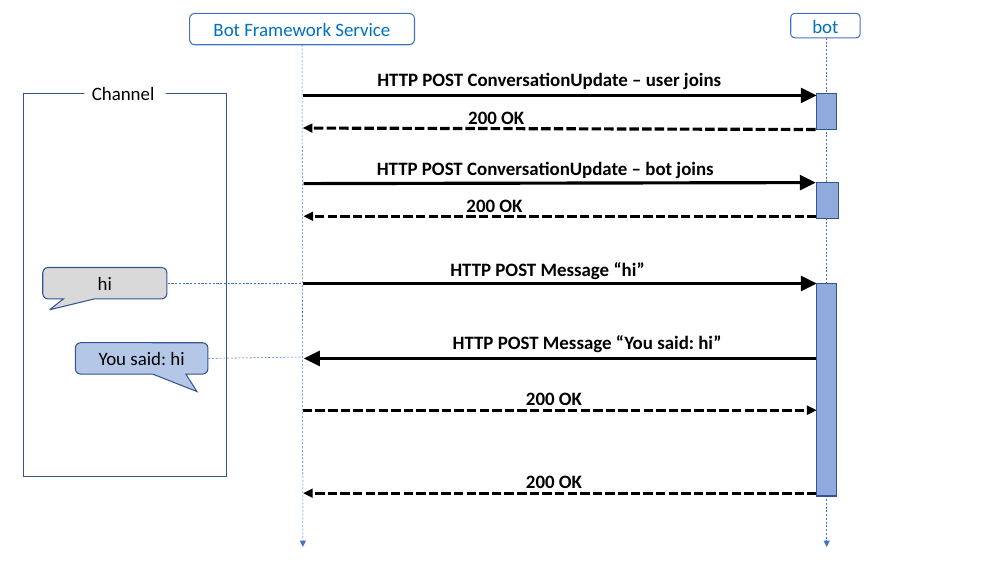
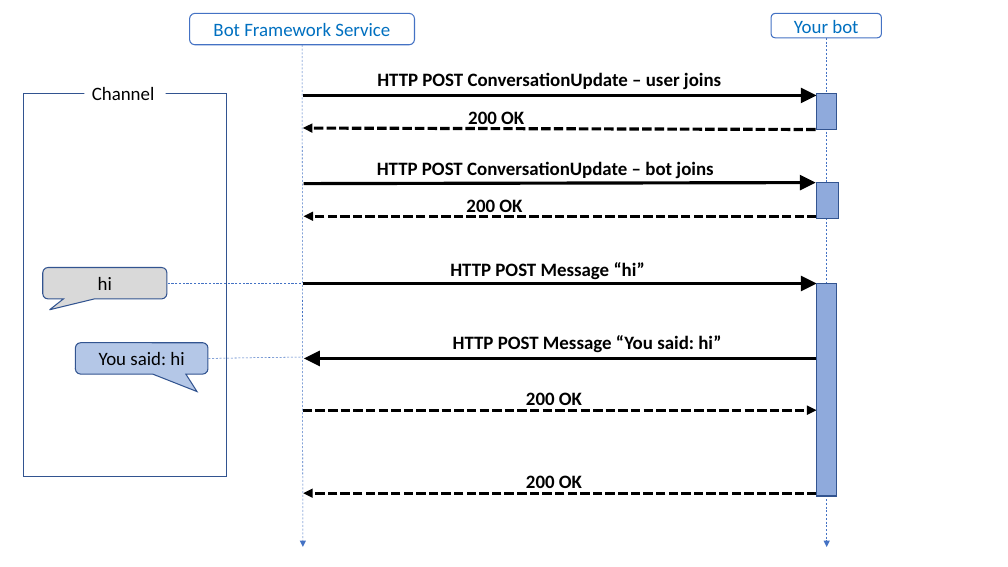
Before and after one commit to MicrosoftDocs/bot-docs, a slide deck: slide 1 of art-source/power-point/bot-concepts-art.pptx. Drawn at 1008x567 pixels with LibreOffice and Linux fonts; fonts in the diff are those of the drawing. Boxes give left, top, right and bottom in pixels: in the first picture for what was removed or moved away, otherwise in the second. Text is boxed around its words. In the diff, an @@ line names an element or a change of style, - is before the commit and + after.

```diff
--- a/art-source/power-point/bot-concepts-art.pptx
+++ b/art-source/power-point/bot-concepts-art.pptx
@@ rounded rectangle "Your bot": place and size @@
-rounded rectangle "Your bot" at <box>791,14,861,38</box>
+rounded rectangle "Your bot" at <box>771,14,882,38</box>
@@ text in rounded rectangle at <box>794,20,858,38</box>: text changed @@
-bot
+Your bot
```
Also in this commit, not shown: 4 other slides changed, 5 slides added, 20 other files.
